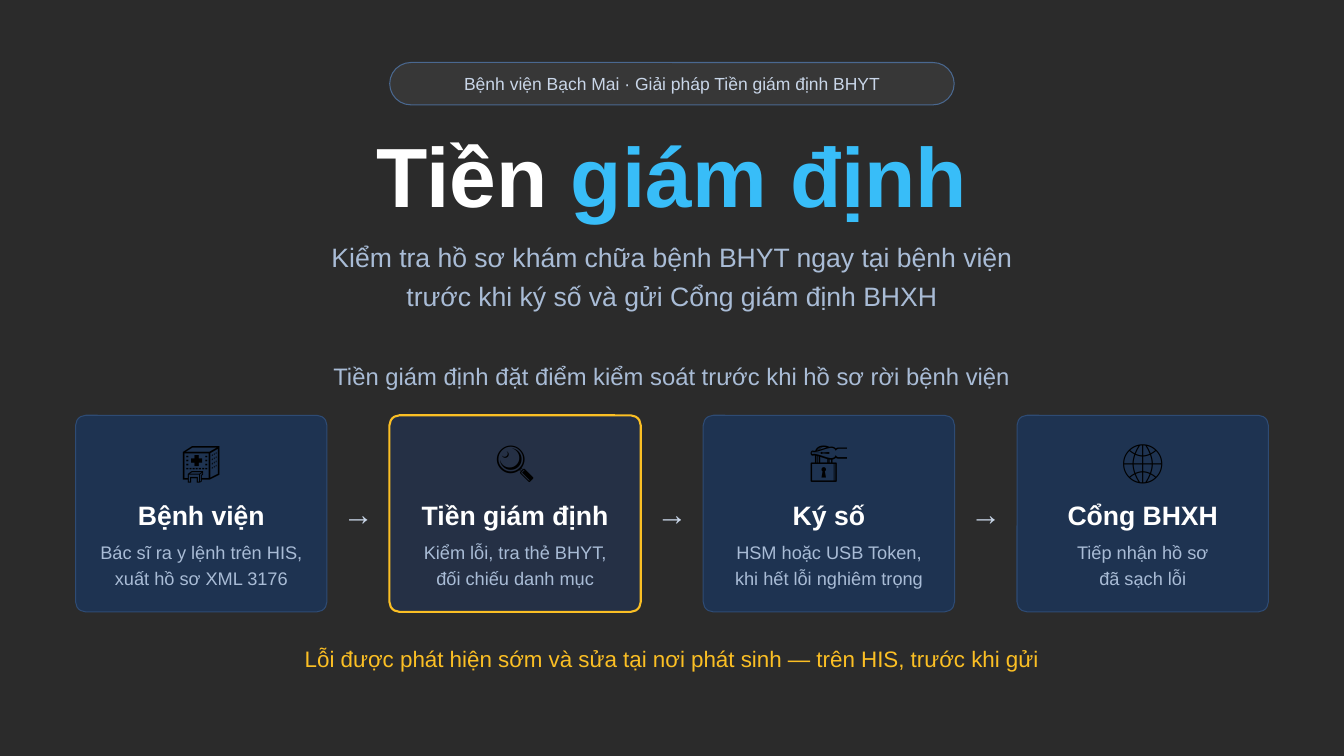
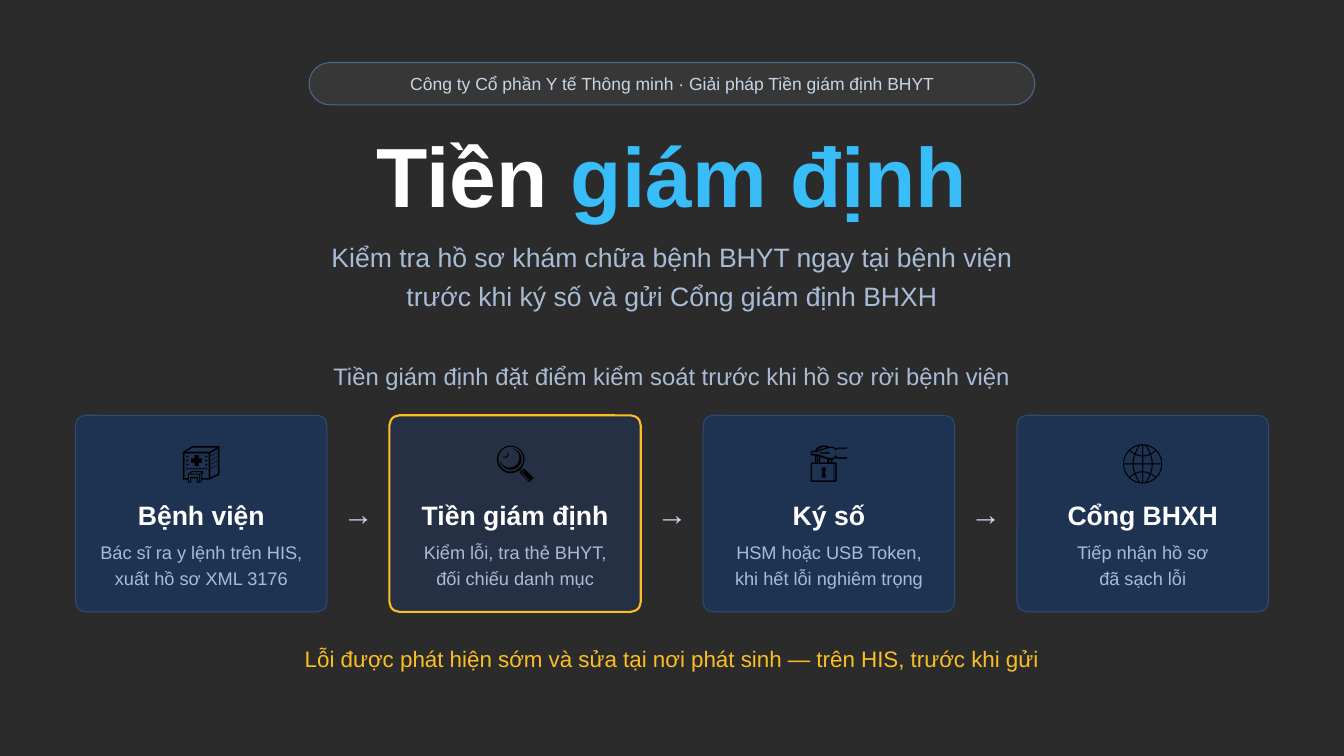
Before and after one commit to tracnn/qlbv_public, a slide deck: slide 1 of docs/dao-tao/Slide-gioi-thieu-Tien-giam-dinh.pptx. Drawn at 1344x756 pixels with LibreOffice and Linux fonts; fonts in the diff are those of the drawing; background and template pictures are left out; a plain dark background stands for a picture behind light text. Boxes give left, top, right and bottom in pixels: in the first picture for what was removed or moved away, otherwise in the second. Text is boxed around its words. In the diff, an @@ line names an element or a change of style, - is before the commit and + after.

```diff
--- a/docs/dao-tao/Slide-gioi-thieu-Tien-giam-dinh.pptx
+++ b/docs/dao-tao/Slide-gioi-thieu-Tien-giam-dinh.pptx
@@ rounded rectangle: place and size @@
-rounded rectangle at (390, 63, 955, 105)
+rounded rectangle at (310, 63, 1035, 105)
@@ text at (410, 77, 934, 94): text changed @@
-Bệnh viện Bạch Mai · Giải pháp Tiền giám định BHYT
+Công ty Cổ phần Y tế Thông minh · Giải pháp Tiền giám định BHYT
```
Also in this commit, not shown: 14 other slides changed, 4 slides added, 4 other files.
